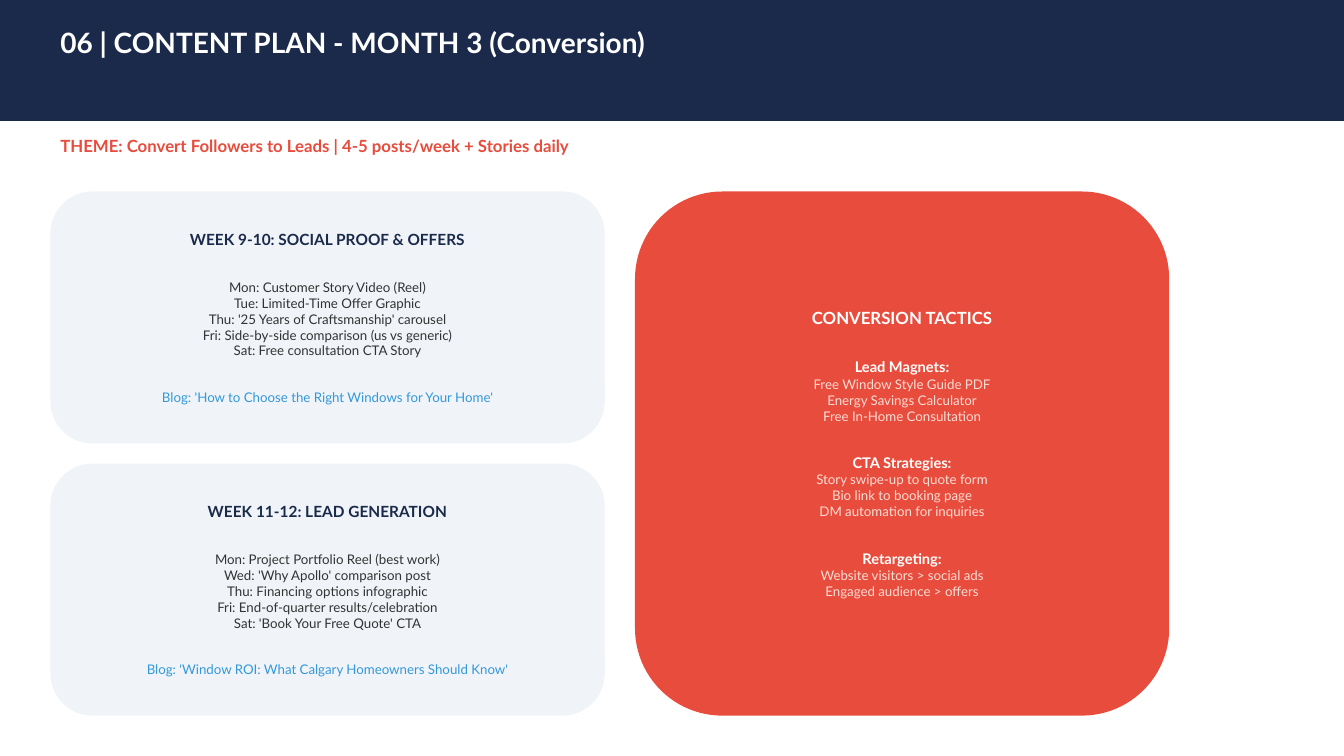
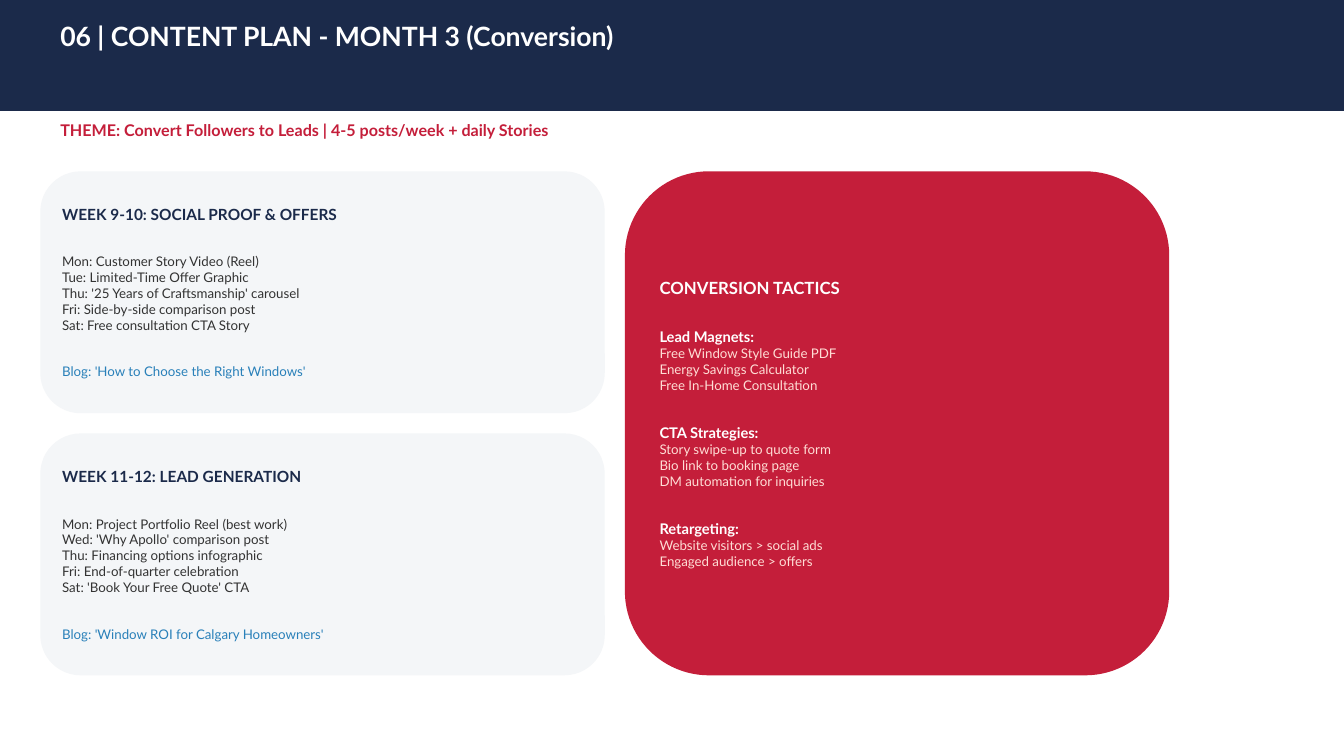
Before and after one commit to shivam9kedia/kiro, a slide deck: slide 10 of Apollo_Windows_3Month_Marketing_Roadmap.pptx. Drawn at 1344x756 pixels with LibreOffice and Linux fonts; fonts in the diff are those of the drawing. Boxes give left, top, right and bottom in pixels: in the first picture for what was removed or moved away, otherwise in the second. Text is boxed around its words. In the diff, an @@ line names an element or a change of style, - is before the commit and + after.

Commit message:
Apollo Windows 3-Month Marketing Roadmap v2
- Brand colors: Red (#C41E3A) + Navy (#1B2A4A)
- Ad budget: $300/mo ($200 profile visits + $100 engagement)
- Standard Plan: INR 10K/mo (8-11 posts, FB+IG)
- Business Plan: INR 18K/mo (18-20 posts, 4 platforms, ads mgmt)
- 16 professionally designed slides
- Realistic KPIs, no fake promises

```diff
--- a/Apollo_Windows_3Month_Marketing_Roadmap.pptx
+++ b/Apollo_Windows_3Month_Marketing_Roadmap.pptx
@@ rectangle: place and size @@
-rectangle at bbox=[0, 0, 1344, 121]
+rectangle at bbox=[0, 0, 1344, 111]
@@ text "06 | CONTENT PLAN - ..." at bbox=[60, 25, 613, 50]: size 20 to 19 pt @@
@@ text at bbox=[60, 124, 548, 139]: text changed; size 12 to 11.5 pt; text colour #E74C3C to #C41E3A @@
-THEME: Convert Followers to Leads | 4-5 posts/week + Stories daily
+THEME: Convert Followers to Leads | 4-5 posts/week + daily Stories
@@ rounded rectangle "WEEK 9-10: SOCIAL PROOF & ...": place and size @@
-rounded rectangle "WEEK 9-10: SOCIAL PROOF & ..." at bbox=[50, 192, 605, 444]
+rounded rectangle "WEEK 9-10: SOCIAL PROOF & ..." at bbox=[40, 171, 605, 413]
@@ rounded rectangle "WEEK 9-10: SOCIAL PROOF & ..." at bbox=[40, 171, 605, 413]: fill #F0F4F8 to #F4F6F8 @@
@@ rounded rectangle "CONVERSION TACTICS": place and size @@
-rounded rectangle "CONVERSION TACTICS" at bbox=[635, 192, 1170, 716]
+rounded rectangle "CONVERSION TACTICS" at bbox=[625, 171, 1170, 676]
@@ rounded rectangle "CONVERSION TACTICS" at bbox=[625, 171, 1170, 676]: alignment centre to left; fill #E74C3C to #C41E3A @@
@@ text in rounded rectangle at bbox=[62, 208, 337, 332]: alignment centre to left @@
@@ text in rounded rectangle at bbox=[62, 304, 255, 317]: text changed @@
-Fri: Side-by-side comparison (us vs generic)
+Fri: Side-by-side comparison post
@@ text in rounded rectangle at bbox=[62, 366, 306, 379]: text changed; text colour #3498DB to #2980B9 @@
-Blog: 'How to Choose the Right Windows for Your Home'
+Blog: 'How to Choose the Right Windows'
@@ rounded rectangle "WEEK 11-12: LEAD GENERATION" at bbox=[40, 434, 605, 676]: fill #F0F4F8 to #F4F6F8 @@
@@ rounded rectangle "WEEK 11-12: LEAD GENERATION": place and size @@
-rounded rectangle "WEEK 11-12: LEAD GENERATION" at bbox=[50, 464, 605, 716]
+rounded rectangle "WEEK 11-12: LEAD GENERATION" at bbox=[40, 434, 605, 676]
@@ text in rounded rectangle at bbox=[62, 470, 302, 594]: alignment centre to left @@
@@ text in rounded rectangle at bbox=[62, 566, 239, 579]: text changed @@
-Fri: End-of-quarter results/celebration
+Fri: End-of-quarter celebration
@@ text in rounded rectangle at bbox=[62, 629, 324, 642]: text changed; text colour #3498DB to #2980B9 @@
-Blog: 'Window ROI: What Calgary Homeowners Should Know'
+Blog: 'Window ROI for Calgary Homeowners'
```
Also in this commit, not shown: 13 other slides changed, 2 slides added, 1 slide removed, 5 other files.
